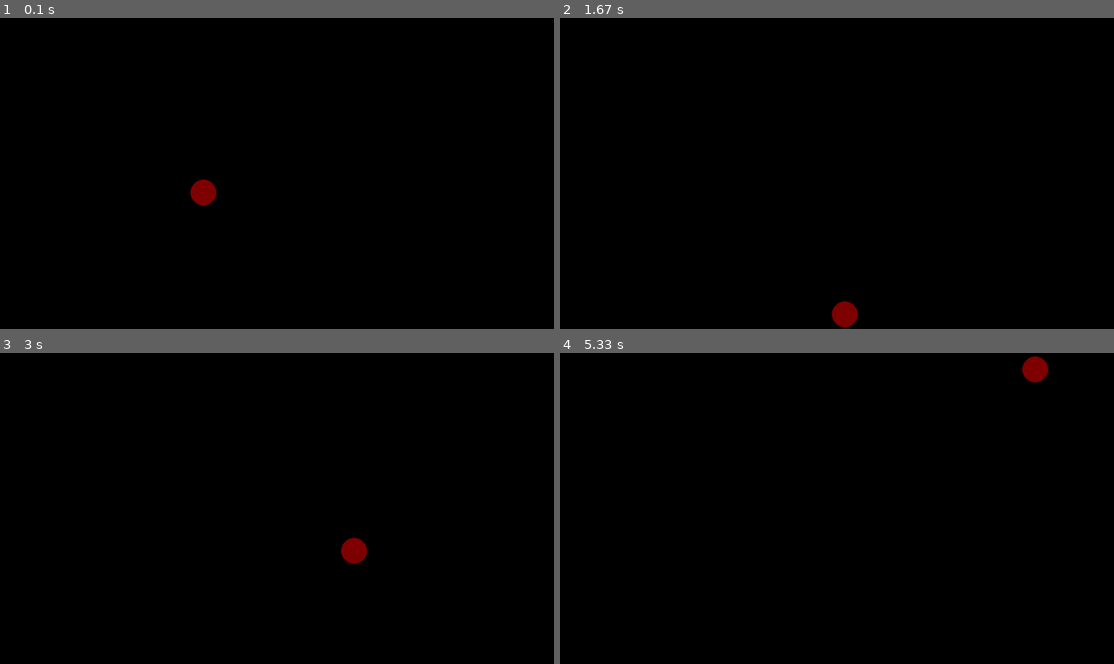
Above: before the commit, frames 1-4 (two rows, left to right).
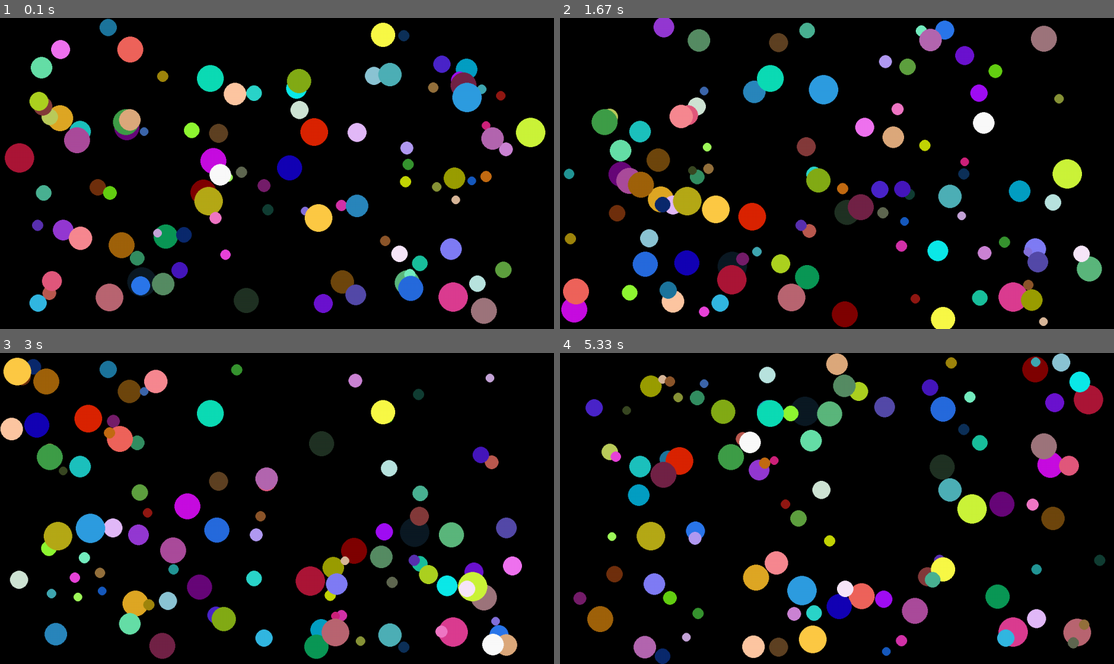
Above: after the commit, the same moments.

Repository: codedump/noether-plan
Game: pygame game, started from inf/9/bouncing ball/bouncing-many.py
Two runs of this game, one before a commit and one after it. Both use one fixed random seed, a clock stepped at 60 frames per second and the inputs below.
Inputs:
- Up to frame 1 (0.1 s): no input
- Up to frame 2 (1.67 s): no input
- Up to frame 3 (3 s): no input
- Up to frame 4 (5.33 s): no input

The runs differ from the first frame. In frame 1, 16% of the frame differs, in the area x 0-99%, y 0-99%; in frame 2, 16%; in frame 3, 16%; in frame 4, 16%, in the area x 2-99%, y 0-100%.

Commit message:
separated single-ball and multi-ball versions

Diff:
--- a/inf/9/bouncing ball/bouncing.py
+++ b/inf/9/bouncing ball/bouncing-many.py
@@ -1,15 +1,32 @@
 #!/usr/bin/python3
 
 import random
+import pygame
+
 from numpy import array
 
-import pygame
+# We need more array()-based operations: glueing arrays
+# together ("concatenate") and calculating random numbers
+# in arrays, all at once.
+from numpy import concatenate
+from numpy.random import rand as random_array
 
 
 class Balls:
     # several balls will be bouncing around the screen.
     # we start with 1, but we prepare for having a large
     # number.
+
+    #
+    # Because we want to move many balls at once, each
+    # information (position, velocity, radii, colors)
+    # now need an extra dimention upfront.
+    # Here, too, we are using array().
+    #
+    # We only initialize the game data with one single ball.
+    # But below we define add_balls(), which can add a large
+    # number of random balls to these data.
+    #
 
     # balls current position (pixels)
     pos = array([[random.randint(300, 700),
@@ -43,27 +60,6 @@
 
 
 #
-# simple version: draw a single ball (index `i`)
-# and update position of only a single ball
-# (the one at index `i`)
-#
-def draw_ball_single(balls, screen, i=0):
-    pygame.draw.circle(screen,
-                       balls.rgb[i],
-                       (balls.pos[i][0], balls.pos[i][1]),
-                       balls.rad[i])
-
-def move_ball_single(balls, t, bbox, i=0):
-    balls.pos[i] += (balls.vel[i]*t).astype(int)
-
-    if ((balls.pos[i,0]-balls.rad) <= bbox[0]) or ((balls.pos[i,0]+balls.rad) >= bbox[2]):
-        balls.vel[i][0] *= -1
-
-    if ((balls.pos[i,1]-balls.rad) <= bbox[1]) or ((balls.pos[i,1]+balls.rad) >= bbox[3]):
-        balls.vel[i][1] *= -1
-
-
-#
 # performance version: handle multiple balls (all of them)
 # use numpy array() to do calculations on all balls at
 # the same time
@@ -85,7 +81,7 @@
 
     for coord_index in range(2):
         out_of_bounds = \
-            ((balls.pos[:,coord_index]-balls.rad) <= bbox[coord_index]) or \
+            ((balls.pos[:,coord_index]-balls.rad) <= bbox[coord_index]) + \
             ((balls.pos[:,coord_index]+balls.rad) >= bbox[coord_index+2])
         balls.vel[out_of_bounds,coord_index] *= -1
 
@@ -96,6 +92,39 @@
     '''
     for pos,rad,col in zip(balls.pos, balls.rad, balls.rgb):
         pygame.draw.circle(screen, col, (pos[0], pos[1]), rad)
+
+
+def add_balls(balls, bbox=None, num=1):
+    '''
+    Creates more balls, adding them to the game data.
+    Ball data (positions, coordinates, colors, velocities)
+    are all random.
+
+    Args:
+        balls: the game's `Balls` structure
+        bbox: bounding box within which to initialize
+          the balls positions; if not specified, we default
+          to a hard-coded rectangle.
+        num: number of balls to add
+    '''
+
+    if bbox is None:
+        bbox = (300, 300, 700, 700)
+
+    upper_left  = array([bbox[0], bbox[1]])
+    lower_right = array([bbox[2], bbox[3]])
+
+    box_size = lower_right - upper_left
+
+    new_pos = (upper_left + random_array(num, 2) * box_size).astype(int)
+    new_vel = (      -500 + random_array(num, 2) * 1000).astype(int)
+    new_rgb = (             random_array(num, 3) * 255).astype(int)
+    new_rad = (        10 + random_array(num)    * 25).astype(int)
+
+    balls.pos = concatenate((balls.pos, new_pos))
+    balls.vel = concatenate((balls.vel, new_vel))
+    balls.rgb = concatenate((balls.rgb, new_rgb))
+    balls.rad = concatenate((balls.rad, new_rad))
 
 
 def handle_events(g):
@@ -127,14 +156,16 @@
     size = (1280, 720)
     screen = pygame.display.set_mode(size)
 
+    add_balls(game.balls, bbox=(50, 50, size[0]-50, size[1]-50), num=100)
+
     while game.running:
 
         screen.fill((0,0,0))
 
         handle_events(game)
 
-        move_ball_single(game.balls, game.period, (0, 0, size[0], size[1]))
-        draw_ball_single(game.balls, screen)
+        move_balls(game.balls, game.period, (0, 0, size[0], size[1]))
+        draw_balls(game.balls, screen)
 
         pygame.display.flip()
         clock.tick(1.0/game.period)
--- /dev/null
+++ b/inf/9/bouncing ball/bouncing-single.py
@@ -0,0 +1,121 @@
+#!/usr/bin/python3
+
+import random
+import pygame
+
+# We use array() from the Numpy library because mathematical
+# operations on array() are more efficient over list() operations
+from numpy import array
+
+
+class Balls:
+    # several balls will be bouncing around the screen.
+    # we start with 1, but we prepare for having a large
+    # number.
+
+    # balls current position (pixels)
+    pos = array([random.randint(300, 700), random.randint(300, 700)])
+
+    # balls velocities in pixels/sec
+    vel = array([random.randint(-500, 500), random.randint(-500, 500)])
+
+    # ball size(s)
+    rad = random.randint(15, 35)
+
+    # ball colors
+    rgb = array([128, 0, 0])
+
+
+class GameData:
+    '''
+    Main structure to hold of the game's internal data.
+    There is no graphical representation here, only data.
+    '''
+
+    # game ends when this is set to False
+    running = True
+
+    # time in seconds which one frame of the game takes
+    period = 1.0/60.0
+
+    # balls collection
+    balls = Balls()
+
+
+#
+# simple version: draw a single ball (index `i`)
+# and update position of only a single ball
+# (the one at index `i`)
+#
+def draw_ball_single(balls, screen):
+    pygame.draw.circle(screen,
+                       balls.rgb,
+                       (balls.pos[0], balls.pos[1]),
+                       balls.rad)
+
+
+def move_ball_single(balls, t, bbox):
+    balls.pos += (balls.vel*t).astype(int)
+
+    if ((balls.pos[0]-balls.rad) <= bbox[0]) or ((balls.pos[0]+balls.rad) >= bbox[2]):
+        balls.vel[0] *= -1
+
+    if ((balls.pos[1]-balls.rad) <= bbox[1]) or ((balls.pos[1]+balls.rad) >= bbox[3]):
+        balls.vel[1] *= -1
+
+    # ACHTUNG: the upper two lines are very repetitive -- we
+    # essentially write the same code for every direcion (vertical
+    # and horizontal), and the only thing that changes is the index
+    # of the position / velocity.
+    #
+    # Can you think of a way to simplify that, make it a single
+    # line with a 'for' loop?
+
+
+
+def handle_events(g):
+    '''
+    Extracts events from the pygame event queue and updates
+    the `GameData` structure in `g` to reflect the changes.
+    This includes quitting the game, e.g. when the key "q"
+    is pressed.
+    '''
+    for event in pygame.event.get():
+        if event.type == pygame.QUIT:
+            g.running = False
+        if (event.type == pygame.KEYDOWN) and (event.key == pygame.K_q):
+            g.running = False
+
+
+def run_pygame():
+    '''
+    The main application function.
+    '''
+
+    pygame.init()
+    clock = pygame.time.Clock()
+
+    # The game data
+    game = GameData()
+
+    # Display size in pixels
+    size = (1280, 720)
+    screen = pygame.display.set_mode(size)
+
+    while game.running:
+
+        screen.fill((0,0,0))
+
+        handle_events(game)
+
+        move_ball_single(game.balls, game.period, (0, 0, size[0], size[1]))
+        draw_ball_single(game.balls, screen)
+
+        pygame.display.flip()
+        clock.tick(1.0/game.period)
+
+    pygame.quit()
+
+
+# Run the main application
+run_pygame()
